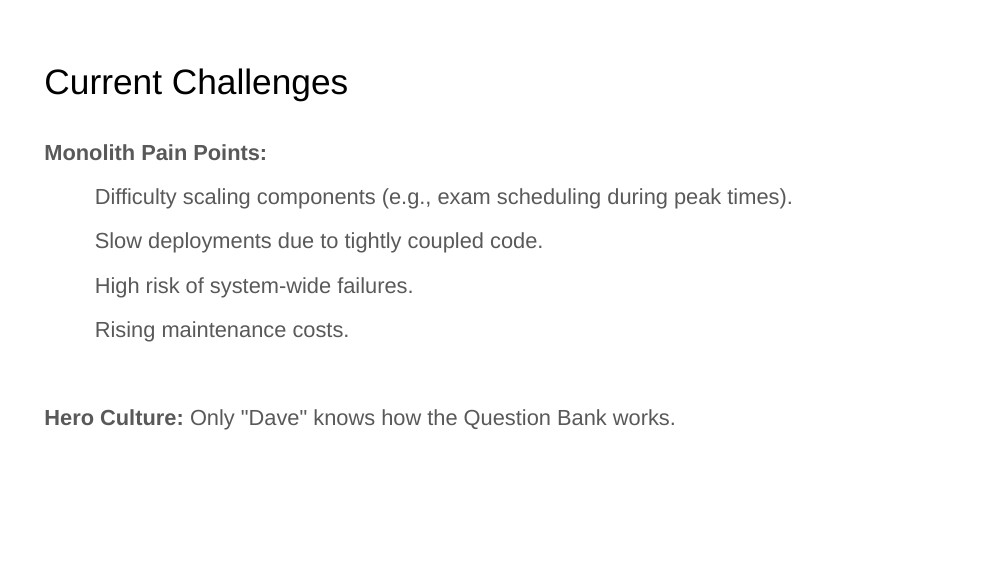
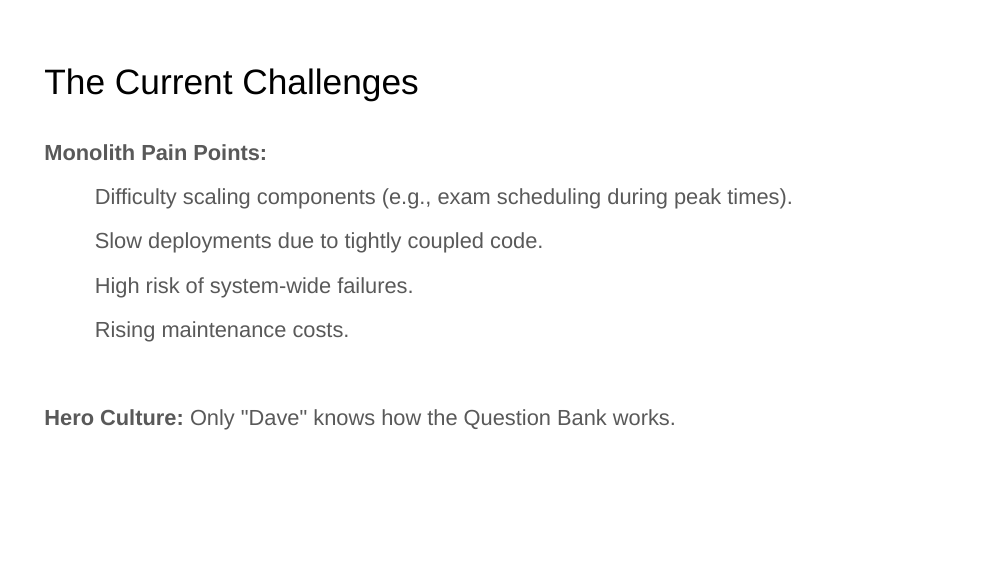
Before and after one commit to pfcit/nextgen-exam-system, a slide deck: slide 5 of ExamSystemMigration.pptx (slide 3 before the commit). Drawn at 1008x567 pixels with LibreOffice and Linux fonts; fonts in the diff are those of the drawing. Boxes give left, top, right and bottom in pixels: in the first picture for what was removed or moved away, otherwise in the second. Text is boxed around its words. In the diff, an @@ line names an element or a change of style, - is before the commit and + after.

```diff
--- a/ExamSystemMigration.pptx
+++ b/ExamSystemMigration.pptx
@@ title at (x1=44, y1=68, x2=418, y2=100): text changed @@
-Current Challenges
+The Current Challenges
```
Also in this commit, not shown: 4 other slides changed, 35 slides added.
